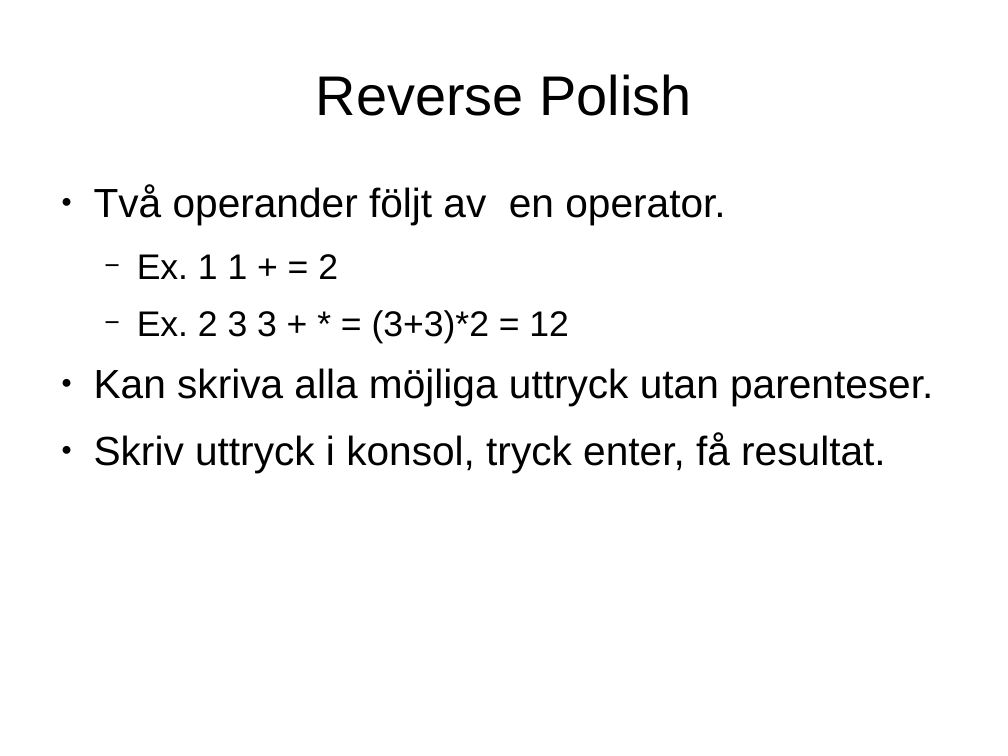
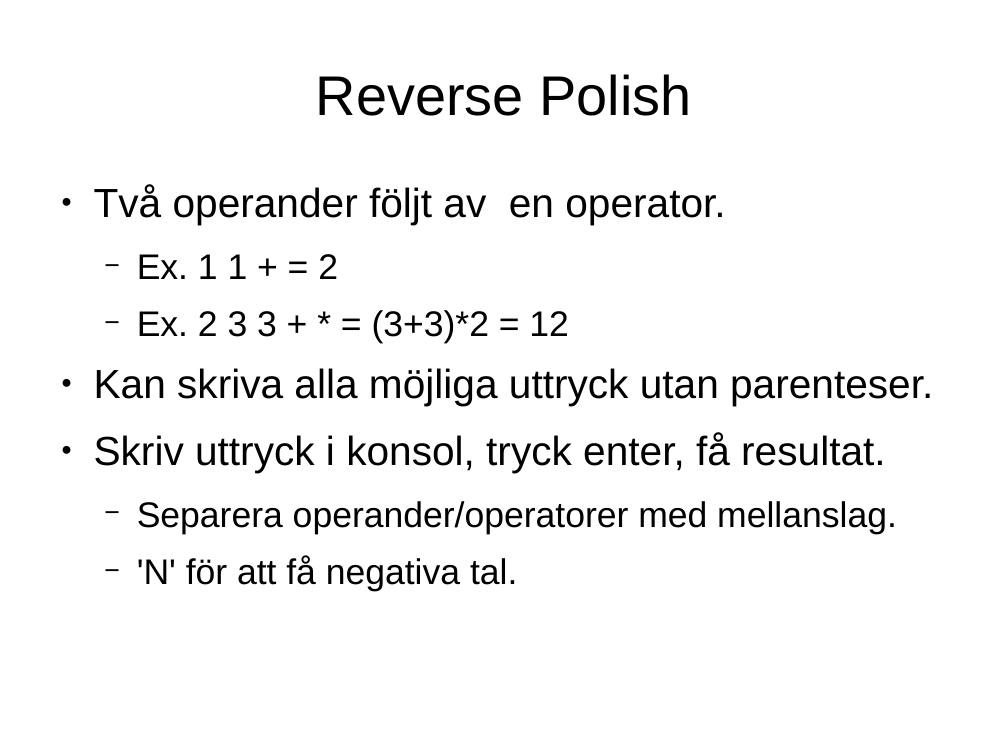
Before and after one commit to Jethro95/TSEA83_Graphing_Calculator, a slide deck: slide 14 of presentation/pp.odp. Drawn at 1008x756 pixels with LibreOffice and Linux fonts; fonts in the diff are those of the drawing. Boxes give left, top, right and bottom in pixels: in the first picture for what was removed or moved away, otherwise in the second. Text is boxed around its words. In the diff, an @@ line names an element or a change of style, - is before the commit and + after.

```diff
--- a/presentation/pp.odp
+++ b/presentation/pp.odp
@@ text at bbox=[137, 501, 897, 591]: paragraphs added @@
+  − Separera operander/operatorer med mellanslag.
+  − 'N' för att få negativa tal.
```
Also in this commit, not shown: 4 other slides changed.
